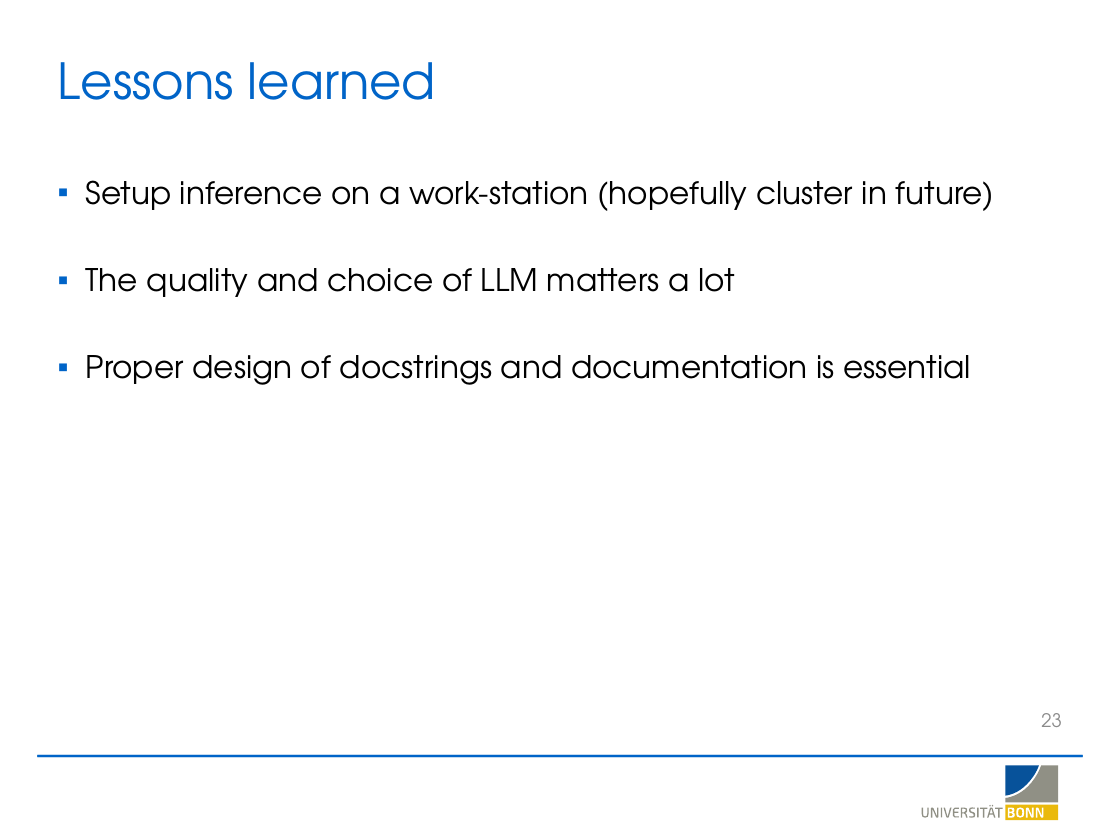
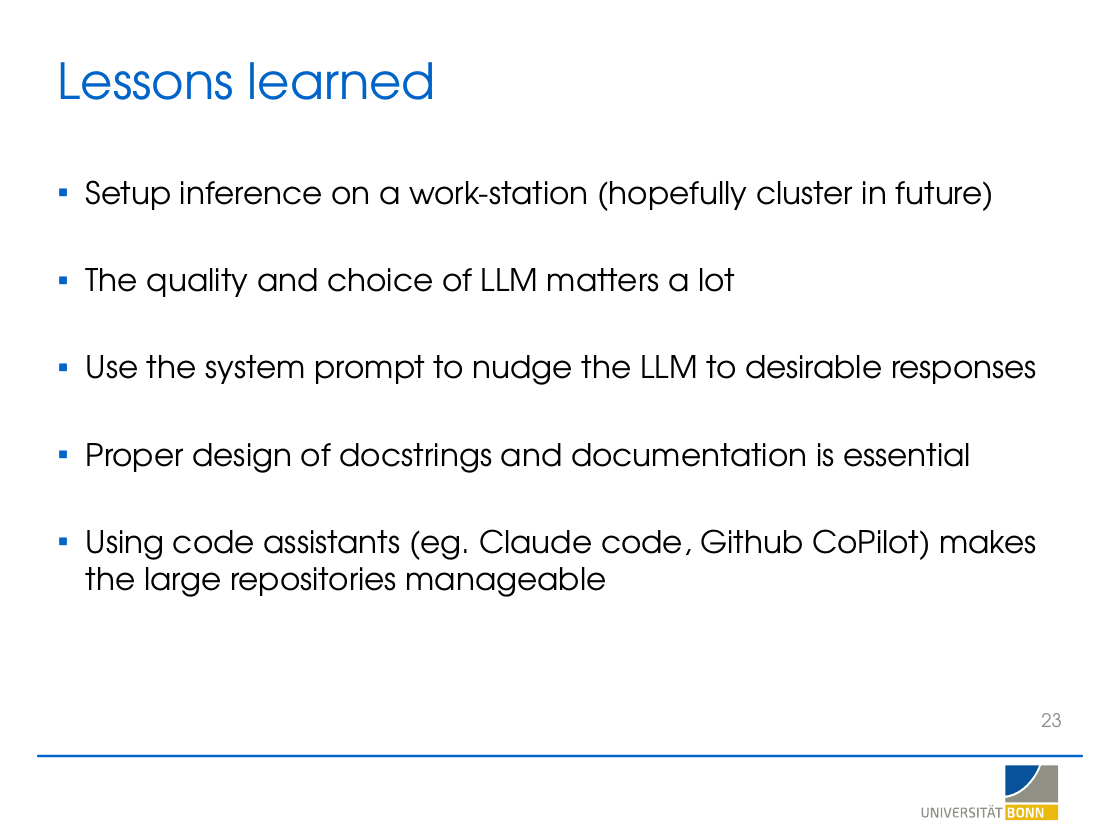
Before and after one commit to LSI-Uni-Bonn/ChemicHAL, a slide deck: slide 23 of slides/AI_Agent_Explainability.pptx. Drawn at 1120x840 pixels with LibreOffice and Linux fonts; fonts in the diff are those of the drawing; background and template pictures are left out. Boxes give left, top, right and bottom in pixels: in the first picture for what was removed or moved away, otherwise in the second. Text is boxed around its words. In the diff, an @@ line names an element or a change of style, - is before the commit and + after.

```diff
--- a/slides/AI_Agent_Explainability.pptx
+++ b/slides/AI_Agent_Explainability.pptx
@@ text at (86, 355, 1037, 385): paragraph added @@
+▪ Use the system prompt to nudge the LLM to desirable responses
@@ text at (86, 529, 1037, 597): paragraph added @@
+▪ Using code assistants (eg. Claude code, Github CoPilot) makes the large repositories manageable
```
Also in this commit, not shown: 9 other slides changed, 4 other files.
